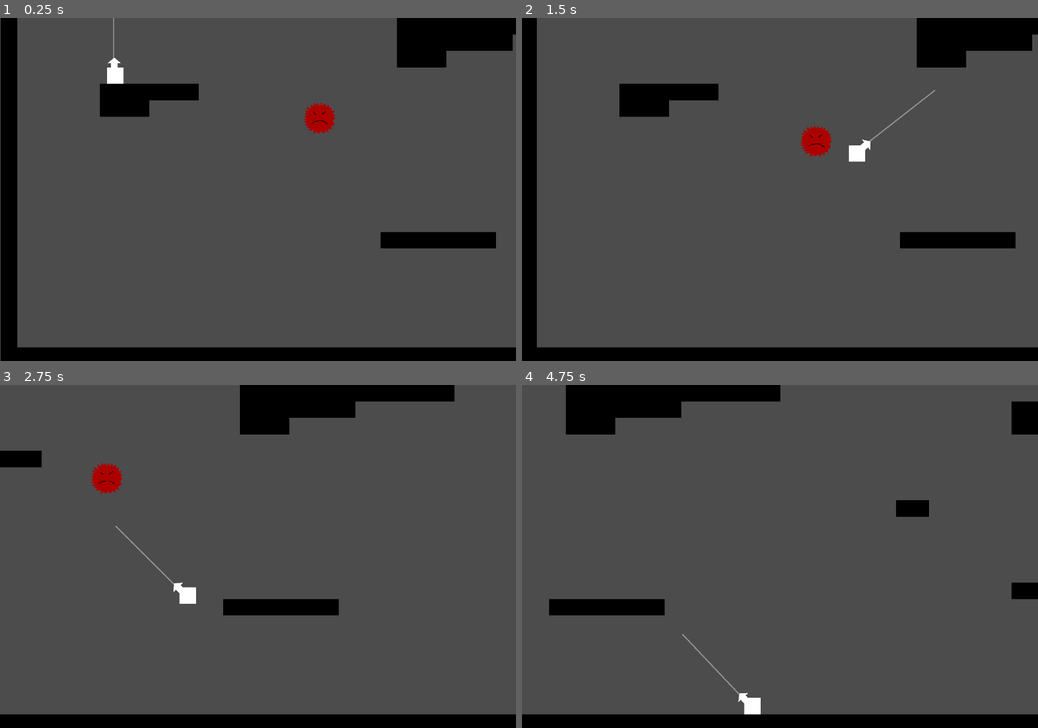
Above: before the commit, frames 1-4 (two rows, left to right).
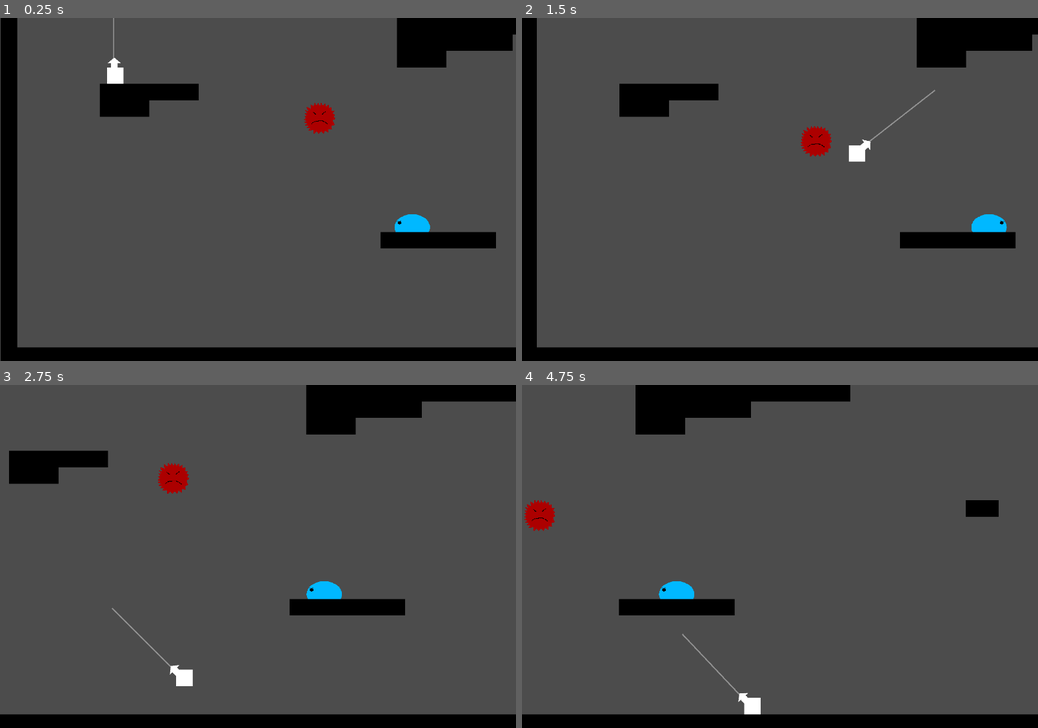
Above: after the commit, the same moments.

Repository: cjsweeten101/dws
Game: Godot game, scene res://Levels/TestingLevel.tscn
Two runs of this game, one before a commit and one after it. Both use one fixed random seed, a clock stepped at 60 frames per second and the inputs below.
Inputs:
- Up to frame 1 (0.25 s): no input
- Up to frame 2 (1.5 s): tap Enter (action) at 0.5, 0.6, 1.35 s; hold D (right) from 0.53 s (still down)
- Up to frame 3 (2.75 s): release D (right) at 2.03 s; hold A (left) from 2.03 s (still down); tap Enter (action) at 2.1 s
- Up to frame 4 (4.75 s): release A (left) at 2.78 s; hold D (right) 2.78-4.28 s; tap Enter (action) at 2.85, 3.6, 4.35 s; hold A (left) from 4.28 s (still down)

The runs differ from the first frame. In frame 1, 0.3% of the frame differs, in the area x 76-84%, y 57-63%; in frame 2, 0.3%; in frame 3, 7.4%, in the area x 0-100%, y 0-88%; in frame 4, 6.9%.

Commit message:
soft walky

Diff:
--- /dev/null
+++ b/Enemies/SoftWalky.gd
@@ -0,0 +1,42 @@
+extends KinematicBody2D
+
+var gravity = Vector2(0,40)
+var UP = Vector2(0,-1)
+var max_speed = 200
+var ground_friction = .3
+var acceleration = 50
+var current_speed = Vector2()
+var direction = -1
+
+func _ready():
+	#current_speed = move_and_slide(gravity, UP)
+	pass
+
+func _physics_process(delta):
+	move()
+	check_for_turnaround()
+
+func move():
+	current_speed = move_and_slide(current_speed, UP)
+	if direction == 1:
+		current_speed.x = min(current_speed.x + acceleration, max_speed)
+	elif direction == -1:
+		current_speed.x = max(current_speed.x - acceleration, -max_speed)
+
+	#if !is_on_floor():
+	#	current_speed += gravity
+	#else:
+	#	current_speed.y = 0
+
+func check_for_turnaround():
+	#print("------")
+	#print(is_on_floor())
+	#print(current_speed.y)
+	#print("------")
+	#if is_on_floor():
+	if !$TurnAroundRay.is_colliding():
+		turn_around()
+
+func turn_around():
+	self.scale.x *= -1
+	direction *= -1
--- /dev/null
+++ b/Enemies/SoftWalky.tscn
@@ -0,0 +1,33 @@
+[gd_scene load_steps=3 format=2]
+
+[ext_resource path="res://Enemies/SoftWalky.gd" type="Script" id=1]
+[ext_resource path="res://Enemies/temp_soft_walky.png" type="Texture" id=2]
+
+[node name="SoftWalky" type="KinematicBody2D" index="0"]
+
+scale = Vector2( 0.8, 0.8 )
+input_pickable = false
+collision_layer = 1
+collision_mask = 1
+collision/safe_margin = 0.08
+script = ExtResource( 1 )
+_sections_unfolded = [ "Transform" ]
+
+[node name="Sprite" type="Sprite" parent="." index="0"]
+
+texture = ExtResource( 2 )
+_sections_unfolded = [ "Offset" ]
+
+[node name="CollisionPolygon2D" type="CollisionPolygon2D" parent="." index="1"]
+
+build_mode = 0
+polygon = PoolVector2Array( -59, 32, -63, 20, -63, 5, -50, -15, -13, -31, 13, -32, 46, -18, 63, 6, 63, 25, 60, 32 )
+
+[node name="TurnAroundRay" type="RayCast2D" parent="." index="2"]
+
+position = Vector2( -90, 0 )
+enabled = true
+exclude_parent = true
+cast_to = Vector2( 0, 45 )
+collision_mask = 1
+_sections_unfolded = [ "Transform" ]
--- a/Levels/TestingLevel.tscn
+++ b/Levels/TestingLevel.tscn
@@ -1,9 +1,10 @@
-[gd_scene load_steps=5 format=2]
+[gd_scene load_steps=6 format=2]
 
 [ext_resource path="res://Levels/TestingLevel.gd" type="Script" id=1]
 [ext_resource path="res://Tilesets/black_walls.tres" type="TileSet" id=2]
 [ext_resource path="res://Player/Player.tscn" type="PackedScene" id=3]
 [ext_resource path="res://Enemies/SpikyFloaty.tscn" type="PackedScene" id=4]
+[ext_resource path="res://Enemies/SoftWalky.tscn" type="PackedScene" id=5]
 
 [node name="TestingLevel" type="Node2D"]
 
@@ -71,3 +72,7 @@
 [node name="SpikyFloaty" parent="." index="3" instance=ExtResource( 4 )]
 
 position = Vector2( 898, 273 )
+
+[node name="SoftWalky" parent="." index="4" instance=ExtResource( 5 )]
+
+position = Vector2( 1190, 598 )
--- a/Player/Player.gd
+++ b/Player/Player.gd
@@ -103,7 +103,6 @@
 	var grapple_vector = (grapple_point - global_position)
 	if grapple_vector.length() > grapple_length+5 and !reel_first_pass:
 		grapple_off = true
-
 	if reel_first_pass:
 		reel_first_pass = false
 
--- a/Player/Player.tscn
+++ b/Player/Player.tscn
@@ -18,7 +18,7 @@
 loop = false
 step = 0.1
 
-[node name="Player" type="KinematicBody2D" index="0" groups=[
+[node name="Player" type="KinematicBody2D" groups=[
 "player",
 ]]
 
Binary file added: Enemies/temp_soft_walky.png
Not shown, added: Enemies/temp_soft_walky.png.import
